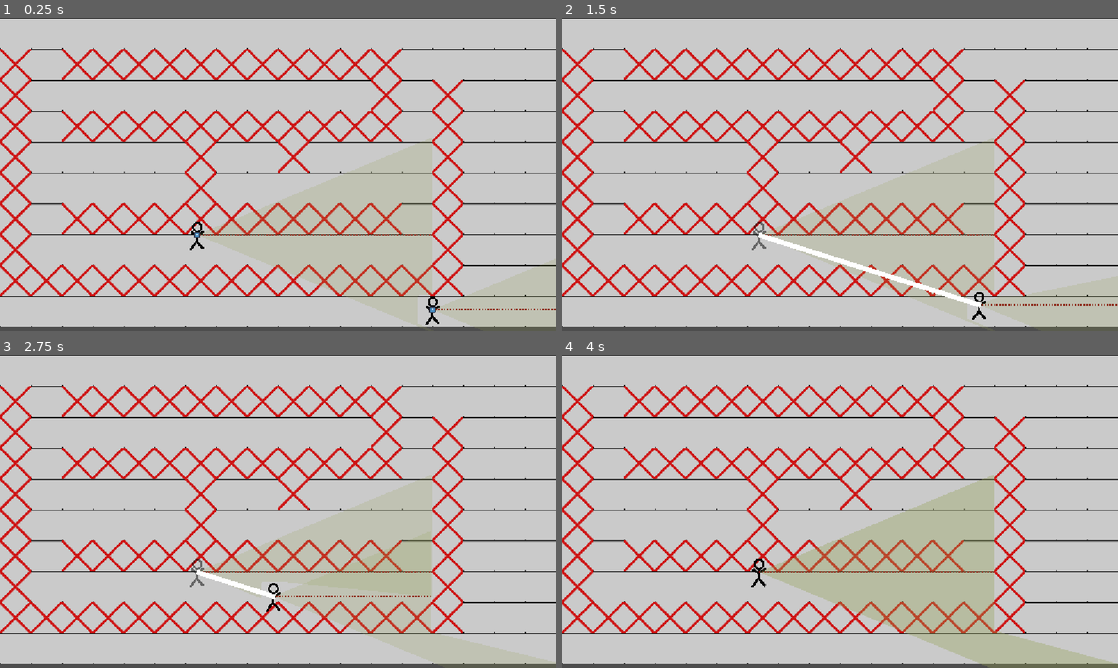
Above: before the commit, frames 1-4 (two rows, left to right).
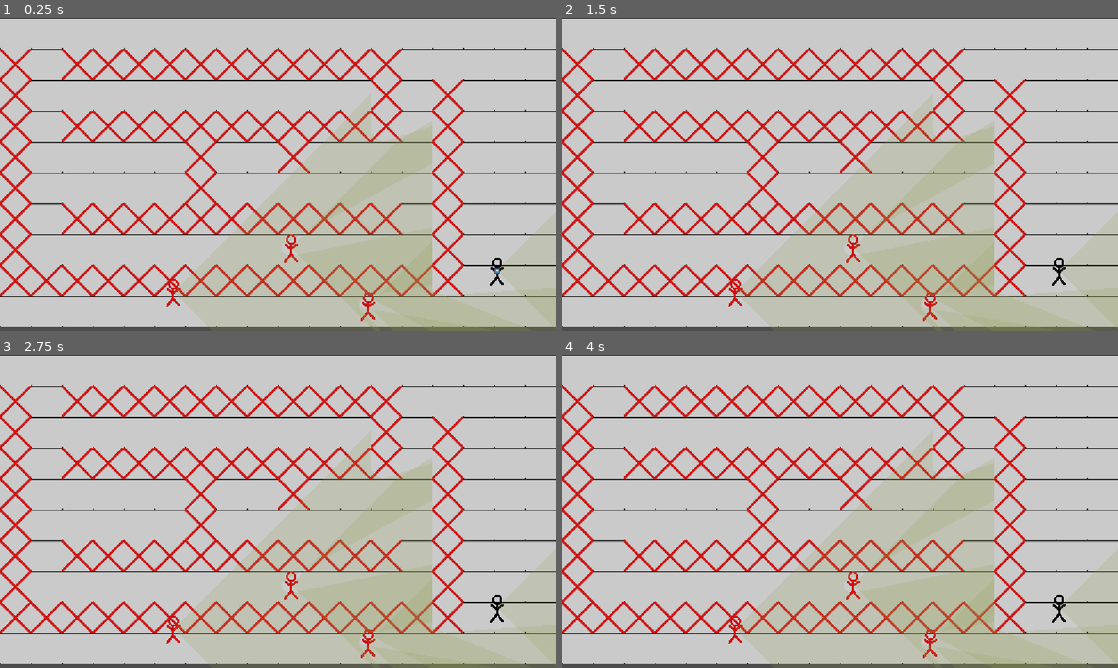
Above: after the commit, the same moments.

Repository: NevenIlincic/Tactical_Move
Game: Godot game, scene res://Scenes/Test_Scene.tscn
Two runs of this game, one before a commit and one after it. Both use one fixed random seed, a clock stepped at 60 frames per second and the inputs below. The engine's default icon, where the game draws it, is replaced by a stand-in: a white triangle on a blue panel in a dark square.
Inputs (mouse positions are in pixels of both pictures, inside the frame that each line leads up to):
- Up to frame 1 (0.25 s): no input
- Up to frame 2 (1.5 s): tap Enter at 0.5 s; move the mouse to (995, 309) at 0.52 s; press the mouse at (995, 309) at 0.53 s; tap W (reset_look_at_path) at 1.25 s; move the mouse to (756, 233) at 1.27 s; release the mouse at (756, 233) at 1.28 s; tap Space (move_confirm) at 1.35 s; click (756, 233) at 1.42 s
- Up to frame 3 (2.75 s): move the mouse to (333, 442) at 2.02 s; right-click (333, 442) at 2.1 s; click (333, 442) at 2.17 s
- Up to frame 4 (4 s): move the mouse to (812, 574) at 2.77 s; click (812, 574) at 2.85 s; move the mouse to (1006, 558) at 3.52 s; tap Space (move_confirm) at 3.6 s; click (1006, 558) at 3.67 s

The runs differ from the first frame. In frame 1, 3.3% of the frame differs, in the area x 29-100%, y 29-100%; in frame 2, 3.9%; in frame 3, 3.7%; in frame 4, 2.7%.

Commit message:
[ADD] Enemy soldiers seeing player soldiers

Diff:
--- a/Resources/Player_Stats/Regular_Soldier_Stats.tres
+++ b/Resources/Player_Stats/Regular_Soldier_Stats.tres
@@ -4,6 +4,7 @@
 [ext_resource type="Script" uid="uid://bencr8mnns7ut" path="res://Scripts/Patterns/Stat/stat.gd" id="1_sf78t"]
 
 [sub_resource type="Resource" id="Resource_8c5ma"]
+resource_local_to_scene = true
 script = ExtResource("1_sf78t")
 base_value = 30.0
 metadata/_custom_type_script = "uid://bencr8mnns7ut"
--- a/Scenes/Enemy/Enemy.tscn
+++ b/Scenes/Enemy/Enemy.tscn
@@ -3,7 +3,7 @@
 [ext_resource type="Script" uid="uid://cgpj7hlgh52n1" path="res://Scripts/Soldier/Enemy/enemy.gd" id="1_02vxf"]
 [ext_resource type="Texture2D" uid="uid://d1tdmtvde540b" path="res://Sprites/Enemy/enemy.png" id="1_i1u57"]
 [ext_resource type="Texture2D" uid="uid://uwcsyrtrt75l" path="res://Sprites/Path_Line/New Piskel-1.png - 2026-08-04T161338.290.png" id="3_02vxf"]
-[ext_resource type="Script" uid="uid://dfwvkjryedba5" path="res://Scripts/Soldier/Enemy/enemy_vision.gd" id="3_fw0yv"]
+[ext_resource type="Script" uid="uid://c386pr8tx5qep" path="res://Scripts/Soldier/soldier_vision.gd" id="3_fw0yv"]
 
 [sub_resource type="CircleShape2D" id="CircleShape2D_02vxf"]
 radius = 20.0
@@ -20,6 +20,8 @@
 color = Color(0.5822249, 0.63125, 0.33140624, 0.19500001)
 polygon = PackedVector2Array(0, 0, -256, -256, 256, -256)
 script = ExtResource("3_fw0yv")
+max_range = 1000.0
+ray_count = 30.0
 
 [node name="Vision_Center_Line" type="Line2D" parent="Vision_Polygon" unique_id=1406944396]
 visible = false
--- a/Scenes/Player/Player.tscn
+++ b/Scenes/Player/Player.tscn
@@ -3,7 +3,7 @@
 [ext_resource type="Script" uid="uid://c1ym0y4pbnw4j" path="res://Scripts/Soldier/Player/player.gd" id="1_ft8w5"]
 [ext_resource type="Texture2D" uid="uid://c442lp23townj" path="res://Sprites/Player/player.png" id="1_s0eop"]
 [ext_resource type="Script" uid="uid://kkaaaj6uvi8u" path="res://Scripts/Line/player_path_line.gd" id="2_4wape"]
-[ext_resource type="Script" uid="uid://jnl8fjr17re8" path="res://Scripts/Soldier/Player/vision.gd" id="3_h54ih"]
+[ext_resource type="Script" uid="uid://c386pr8tx5qep" path="res://Scripts/Soldier/soldier_vision.gd" id="4_t26db"]
 [ext_resource type="Texture2D" uid="uid://cp3f8t70d5twp" path="res://icon.svg" id="4_ude3g"]
 [ext_resource type="Texture2D" uid="uid://uwcsyrtrt75l" path="res://Sprites/Path_Line/New Piskel-1.png - 2026-08-04T161338.290.png" id="5_jmcll"]
 [ext_resource type="Script" uid="uid://b260cldj7kekv" path="res://Scripts/Line/player_look_at_line.gd" id="7_t26db"]
@@ -32,9 +32,8 @@
 [node name="Vision_Polygon" type="Polygon2D" parent="." unique_id=1560586749]
 color = Color(0.5822249, 0.63125, 0.33140624, 0.19500001)
 polygon = PackedVector2Array(0, 0, -256, -256, 256, -256)
-script = ExtResource("3_h54ih")
-max_range = 1200.0
-fov_degrees = 45.0
+script = ExtResource("4_t26db")
+max_range = 1000.0
 
 [node name="Vision_Center_Line" type="Line2D" parent="Vision_Polygon" unique_id=1477870436]
 show_behind_parent = true
--- a/Scenes/Test_Scene.tscn
+++ b/Scenes/Test_Scene.tscn
@@ -10,6 +10,7 @@
 [ext_resource type="Script" uid="uid://cubw4ogrqm6po" path="res://Scripts/Weapon/weapon.gd" id="6_mykrp"]
 [ext_resource type="Script" uid="uid://bqnc1ha42r85" path="res://Scripts/Weapon/pistol.gd" id="7_88mxo"]
 [ext_resource type="Resource" uid="uid://ddj6vd6by3aw5" path="res://Resources/Weapon_Stats/Pistol_Stats.tres" id="8_argnq"]
+[ext_resource type="Resource" uid="uid://bqytja2sqng4q" path="res://Resources/Player_Stats/Regular_Soldier_Stats.tres" id="11_ltieu"]
 
 [sub_resource type="TileSetAtlasSource" id="TileSetAtlasSource_10mtb"]
 texture = ExtResource("2_mwjvy")
@@ -43,7 +44,7 @@
 
 [sub_resource type="Resource" id="Resource_8c5ma"]
 script = ExtResource("5_8c5ma")
-base_value = 30.0
+base_value = 45.0
 metadata/_custom_type_script = "uid://bencr8mnns7ut"
 
 [sub_resource type="Resource" id="Resource_stuxa"]
@@ -61,7 +62,7 @@
 base_value = 250.0
 metadata/_custom_type_script = "uid://bencr8mnns7ut"
 
-[sub_resource type="Resource" id="Resource_ofkpl"]
+[sub_resource type="Resource" id="Resource_ltieu"]
 resource_local_to_scene = true
 script = ExtResource("6_ltieu")
 speed = SubResource("Resource_xq73l")
@@ -75,15 +76,6 @@
 weapon_stats = ExtResource("8_argnq")
 metadata/_custom_type_script = "uid://bqnc1ha42r85"
 
-[sub_resource type="Resource" id="Resource_grcoo"]
-resource_local_to_scene = true
-script = ExtResource("6_ltieu")
-speed = SubResource("Resource_xq73l")
-reaction_time = SubResource("Resource_42oyf")
-max_travel_distance = SubResource("Resource_stuxa")
-HP = SubResource("Resource_8c5ma")
-metadata/_custom_type_script = "uid://cp4iog725gtuq"
-
 [sub_resource type="Resource" id="Resource_tq75k"]
 resource_local_to_scene = true
 script = ExtResource("6_ltieu")
@@ -92,29 +84,6 @@
 max_travel_distance = SubResource("Resource_stuxa")
 HP = SubResource("Resource_8c5ma")
 metadata/_custom_type_script = "uid://cp4iog725gtuq"
-
-[sub_resource type="Resource" id="Resource_3vrl3"]
-resource_local_to_scene = true
-script = ExtResource("6_ltieu")
-speed = SubResource("Resource_xq73l")
-reaction_time = SubResource("Resource_42oyf")
-max_travel_distance = SubResource("Resource_stuxa")
-HP = SubResource("Resource_8c5ma")
-metadata/_custom_type_script = "uid://cp4iog725gtuq"
-
-[sub_resource type="Resource" id="Resource_6uspl"]
-resource_local_to_scene = true
-script = ExtResource("6_ltieu")
-speed = SubResource("Resource_xq73l")
-reaction_time = SubResource("Resource_42oyf")
-max_travel_distance = SubResource("Resource_stuxa")
-HP = SubResource("Resource_8c5ma")
-metadata/_custom_type_script = "uid://cp4iog725gtuq"
-
-[sub_resource type="Resource" id="Resource_88mxo"]
-script = ExtResource("7_88mxo")
-weapon_stats = ExtResource("8_argnq")
-metadata/_custom_type_script = "uid://bqnc1ha42r85"
 
 [node name="Node2D" type="Node2D" unique_id=1609049363 groups=["Level"]]
 script = ExtResource("1_4ms0o")
@@ -146,28 +115,20 @@
 shape = SubResource("RectangleShape2D_fhwqp")
 
 [node name="Player" parent="." unique_id=1108589071 instance=ExtResource("4_10mtb")]
-position = Vector2(896, 604)
+position = Vector2(1030, 523)
 current_engagement_rule = 4
-soldier_stats = SubResource("Resource_ofkpl")
+soldier_stats = SubResource("Resource_ltieu")
 weapons = Array[ExtResource("6_mykrp")]([SubResource("Resource_yn6en")])
 
-[node name="Enemy" parent="." unique_id=1440065138 instance=ExtResource("5_svcn8")]
-position = Vector2(1006, 133)
-HP = 10.0
-soldier_stats = SubResource("Resource_grcoo")
-
-[node name="Enemy2" parent="." unique_id=2099046103 instance=ExtResource("5_svcn8")]
-position = Vector2(1115, 155)
+[node name="Enemy3" parent="." unique_id=2042909401 instance=ExtResource("5_svcn8")]
+position = Vector2(763, 595)
 HP = 20.0
 soldier_stats = SubResource("Resource_tq75k")
 
-[node name="Enemy3" parent="." unique_id=2042909401 instance=ExtResource("5_svcn8")]
-position = Vector2(1065, 108)
-HP = 20.0
-soldier_stats = SubResource("Resource_3vrl3")
+[node name="Enemy" parent="." unique_id=1440065138 instance=ExtResource("5_svcn8")]
+position = Vector2(603, 475)
+soldier_stats = ExtResource("11_ltieu")
 
-[node name="Player2" parent="." unique_id=2111187698 instance=ExtResource("4_10mtb")]
-position = Vector2(408, 449)
-current_engagement_rule = 2
-soldier_stats = SubResource("Resource_6uspl")
-weapons = Array[ExtResource("6_mykrp")]([SubResource("Resource_88mxo")])
+[node name="Enemy2" parent="." unique_id=2085944523 instance=ExtResource("5_svcn8")]
+position = Vector2(359, 567)
+soldier_stats = ExtResource("11_ltieu")
--- a/Scripts/Autoload/signals.gd
+++ b/Scripts/Autoload/signals.gd
@@ -11,9 +11,9 @@
 signal get_alive_enemies()
 
 #PLAYER VISION
-signal report_enemy_seen(enemy: Enemy)
-signal show_enemy(enemy: Enemy, player: Player)
-signal hide_enemy(enemy: Enemy, player: Player)
+signal report_enemy_seen(enemy: Soldier, player: Soldier)
+signal show_enemy(enemy: Soldier, player: Soldier)
+signal hide_enemy(enemy: Soldier, player: Soldier)
 signal enemy_killed(enemy_killed: Enemy, killed_by: Player)
 
 signal enemy_soldier_killed(enemy_killed: Soldier, killed_by: Soldier)
--- a/Scripts/Managers/vision_manager.gd
+++ b/Scripts/Managers/vision_manager.gd
@@ -71,7 +71,7 @@
 	for enemy in enemies_to_remove:
 		last_frame_visible_enemies.erase(enemy)
 
-func _on_enemy_seen_report(enemy: Enemy, player: Player):
+func _on_enemy_seen_report(enemy: Soldier, player: Soldier):
 	if not current_frame_visible_enemies.has(enemy):
 		current_frame_visible_enemies[enemy] = {}
 	current_frame_visible_enemies[enemy][player] = true
--- a/Scripts/Soldier/Enemy/enemy.gd
+++ b/Scripts/Soldier/Enemy/enemy.gd
@@ -20,7 +20,7 @@
 
 func _ready() -> void:
 	#pass
-	visible = false
+	#visible = false
 	engagement_strategy = StopShootFollowingStrategy.new()
 	#connect_to_signals()
 	#var tween = create_tween()
--- a/Scripts/Soldier/Enemy/enemy_vision.gd
+++ /dev/null
@@ -1,81 +0,0 @@
-extends Polygon2D
-class_name EnemyVision
-
-@onready var vision_center_line: Line2D = $Vision_Center_Line
-@onready var collision_polygon_2d: CollisionPolygon2D = $Vision_Area/CollisionPolygon2D
-
-
-@export var max_range: float = 300.0
-@export var fov_degrees: float = 90.0
-@export var ray_count: float = 30
-@export var wall_collision_mask: int= 1
-
-var level: Level
-
-var rays: Array[RayCast2D] = []
-var facing_angle: float = 0.0
-
-var enemies_seen_in_last_frame: Dictionary = {}
-
-func _ready() -> void:
-	vision_center_line.add_point(Vector2.ZERO)
-	setup_vision_rays()
-	level = get_tree().get_first_node_in_group("Level")
-
-func setup_vision_rays() -> void:
-	var half_fov = deg_to_rad(fov_degrees / 2.0)
-	for i in ray_count:
-		var t = float(i) / (ray_count - 1)
-		var angle = -half_fov + t * (2 * half_fov)
-		var ray = RayCast2D.new()
-		ray.target_position = Vector2(max_range, 0).rotated(angle)
-		ray.collision_mask = wall_collision_mask
-		ray.enabled = true
-		ray.collide_with_areas = true
-		ray.set_collision_mask_value(3, false)
-		add_child(ray)
-		rays.append(ray)
-
-func update_vision() -> void:
-	#var points: PackedVector2Array = [Vector2.ZERO]
-	var raw_points: Array[Vector2] = [Vector2.ZERO]
-	var half_fov = deg_to_rad(fov_degrees / 2.0)
-	var currently_visible_enemies: Dictionary = {}
-
-	for i in rays.size():
-		var t = float(i) / (rays.size() - 1)
-		var angle = facing_angle - half_fov + t * (2 * half_fov)
-		var ray = rays[i]
-
-		ray.target_position = Vector2(max_range, 0).rotated(angle)
-		ray.force_raycast_update()
-
-		var current_point: Vector2
-
-		if ray.is_colliding():
-			current_point = ray.to_local(ray.get_collision_point())
-			var hit_object = ray.get_collider().get_parent()
-			if hit_object and hit_object is Player:
-				if not currently_visible_enemies.has(hit_object):
-					currently_visible_enemies[hit_object] = true
-					Signals.report_player_seen.emit(hit_object, get_parent())
-		else:
-			current_point = ray.target_position
-
-		#points.append(current_point)
-		if raw_points.back().distance_to(current_point) > 0.5:
-			raw_points.append(current_point)
-		if i == rays.size() / 2:
-			if vision_center_line.get_point_count() > 1:
-				vision_center_line.set_point_position(1, current_point)
-			else:
-				vision_center_line.add_point(current_point)
-
-	var points = PackedVector2Array(raw_points)
-	if points.size() > 3:
-		var triangles = Geometry2D.triangulate_polygon(points)
-		if not triangles.is_empty():
-			self.polygon = points
-			#collision_polygon_2d.polygon = points
-		else:
-			pass
--- a/Scripts/Soldier/Player/player.gd
+++ b/Scripts/Soldier/Player/player.gd
@@ -24,8 +24,6 @@
 
 #####
 #VISION (FOW)
-@onready var vision_polygon: PlayerVision = $Vision_Polygon
-
 var rays: Array[RayCast2D] = []
 var point_to_look
 
@@ -34,7 +32,7 @@
 	super._ready()
 	player_path.append(global_position)
 	set_up_lines_data()
-	connect_to_signals()
+	#connect_to_signals()
 	if not weapons.is_empty():
 		current_weapon = weapons[0]
 		current_weapon.set_weapon_owner(self)
@@ -52,14 +50,12 @@
 	player_look_at_line.add_point(global_position)
 	player_look_at_line.set_player_look_at_position_sprite(look_at_position_sprite)
 
-func connect_to_signals():
-	#Signals.move_player.connect(move)
-	Signals.show_enemy.connect(_on_enemy_seen)
-	Signals.hide_enemy.connect(_on_enemy_lost)
-	#Signals.enemy_killed.connect(_on_enemy_killed)
-
-func _physics_process(delta: float) -> void:
-	vision_polygon.update_vision()
+#func connect_to_signals():
+	##Signals.move_player.connect(move)
+	#Signals.show_enemy.connect(_on_enemy_seen)
+	#Signals.hide_enemy.connect(_on_enemy_lost)
+	##Signals.enemy_killed.connect(_on_enemy_killed)
+
 #Called when ActionState
 func do_while_action(delta: float):
 	check_is_enemy_in_sight()
@@ -209,12 +205,9 @@
 	player_path.append(global_position)
 	player_path_line.reset_path()
 
-func _on_enemy_seen(enemy: Soldier, player: Soldier) -> void:
-	super._on_enemy_seen(enemy, player)
+func _on_enemy_seen_extra(enemy: Soldier) -> void:
 	(enemy as Enemy).show_enemy()
 
-func _on_enemy_lost(enemy: Soldier, player: Soldier) -> void:
-	super._on_enemy_lost(enemy, player)
-	if enemy:
-		(enemy as Enemy).hide_enemy()
+func _on_enemy_lost_extra(enemy: Soldier) -> void:
+	(enemy as Enemy).hide_enemy()
 	#point_to_look = null
--- a/Scripts/Soldier/Player/vision.gd
+++ b/Scripts/Soldier/Player/vision.gd
@@ -1,81 +0,0 @@
-extends Polygon2D
-class_name PlayerVision
-
-@onready var vision_center_line: Line2D = $Vision_Center_Line
-@onready var collision_polygon_2d: CollisionPolygon2D = $Vision_Area/CollisionPolygon2D
-
-
-@export var max_range: float = 300.0
-@export var fov_degrees: float = 90.0
-@export var ray_count: float = 75
-@export var wall_collision_mask: int= 1
-
-var level: Level
-
-var rays: Array[RayCast2D] = []
-var facing_angle: float = 0.0
-
-var enemies_seen_in_last_frame: Dictionary = {}
-
-func _ready() -> void:
-	vision_center_line.add_point(Vector2.ZERO)
-	setup_vision_rays()
-	level = get_tree().get_first_node_in_group("Level")
-
-func setup_vision_rays() -> void:
-	var half_fov = deg_to_rad(fov_degrees / 2.0)
-	for i in ray_count:
-		var t = float(i) / (ray_count - 1)
-		var angle = -half_fov + t * (2 * half_fov)
-		var ray = RayCast2D.new()
-		ray.target_position = Vector2(max_range, 0).rotated(angle)
-		ray.collision_mask = wall_collision_mask
-		ray.enabled = true
-		ray.collide_with_areas = true
-		ray.set_collision_mask_value(3, false)
-		add_child(ray)
-		rays.append(ray)
-
-func update_vision() -> void:
-	#var points: PackedVector2Array = [Vector2.ZERO]
-	var raw_points: Array[Vector2] = [Vector2.ZERO]
-	var half_fov = deg_to_rad(fov_degrees / 2.0)
-	var currently_visible_enemies: Dictionary = {}
-
-	for i in rays.size():
-		var t = float(i) / (rays.size() - 1)
-		var angle = facing_angle - half_fov + t * (2 * half_fov)
-		var ray = rays[i]
-
-		ray.target_position = Vector2(max_range, 0).rotated(angle)
-		ray.force_raycast_update()
-
-		var current_point: Vector2
-
-		if ray.is_colliding():
-			current_point = ray.to_local(ray.get_collision_point())
-			var hit_object = ray.get_collider().get_parent()
-			if hit_object and hit_object is Enemy:
-				if not currently_visible_enemies.has(hit_object):
-					currently_visible_enemies[hit_object] = true
-					Signals.report_enemy_seen.emit(hit_object, get_parent())
-		else:
-			current_point = ray.target_position
-
-		#points.append(current_point)
-		if raw_points.back().distance_to(current_point) > 0.5:
-			raw_points.append(current_point)
-		if i == rays.size() / 2:
-			if vision_center_line.get_point_count() > 1:
-				vision_center_line.set_point_position(1, current_point)
-			else:
-				vision_center_line.add_point(current_point)
-
-	var points = PackedVector2Array(raw_points)
-	if points.size() > 3:
-		var triangles = Geometry2D.triangulate_polygon(points)
-		if not triangles.is_empty():
-			self.polygon = points
-			#collision_polygon_2d.polygon = points
-		else:
-			pass
--- a/Scripts/Soldier/soldier.gd
+++ b/Scripts/Soldier/soldier.gd
@@ -1,5 +1,7 @@
 #Base class for Player and Enemy
 class_name Soldier extends Node2D
+
+@onready var vision_polygon: SoldierVision = $Vision_Polygon
 
 var is_killed: bool = false
 var is_walking: bool = false
@@ -28,6 +30,11 @@
 
 func _ready() -> void:
 	Signals.enemy_soldier_killed.connect(_on_enemy_soldier_killed)
+	Signals.show_enemy.connect(_on_enemy_seen)
+	Signals.hide_enemy.connect(_on_enemy_lost)
+
+func _physics_process(delta: float) -> void:
+	vision_polygon.update_vision()
 
 func _on_enemy_soldier_killed(enemy_killed: Soldier, killed_by: Soldier):
 	if enemies_in_sight.has(enemy_killed):
@@ -53,6 +60,8 @@
 	return not is_soldier_walking() and not has_enemies_in_sight()
 
 func has_enemies_in_sight() -> bool:
+	if engagement_strategy is IgnoreEnemyStrategy:
+		return false
 	return not enemies_in_sight.is_empty()
 
 func _on_enemy_seen(enemy: Soldier, soldier: Soldier):
@@ -60,6 +69,9 @@
 		return
 	enemies_in_sight[enemy] = true
 	on_engagement_action(enemy)
+	_on_enemy_seen_extra(enemy)
+func _on_enemy_seen_extra(enemy: Soldier):
+	pass
 
 func on_engagement_action(enemy: Soldier):
 	if engagement_strategy:
@@ -88,5 +100,11 @@
 			current_weapon.change_weapon_state(WeaponShootState.new())
 
 	current_weapon.change_enemy_to_shoot(enemy_to_shoot)
+
+	_on_enemy_lost_extra(enemy)
+
 	if enemy.is_killed:
 		enemy.queue_free()
+
+func _on_enemy_lost_extra(enemy: Soldier):
+	pass
--- /dev/null
+++ b/Scripts/Soldier/soldier_vision.gd
@@ -0,0 +1,83 @@
+class_name SoldierVision extends Polygon2D
+
+@onready var vision_center_line: Line2D = $Vision_Center_Line
+@onready var collision_polygon_2d: CollisionPolygon2D = $Vision_Area/CollisionPolygon2D
+
+
+@export var max_range: float = 300.0
+@export var fov_degrees: float = 90.0
+@export var ray_count: float = 75
+@export var wall_collision_mask: int= 1
+
+var level: Level
+
+var rays: Array[RayCast2D] = []
+var facing_angle: float = 0.0
+
+func _ready() -> void:
+	setup_vision_rays()
+	level = get_tree().get_first_node_in_group("Level")
+
+func setup_vision_rays() -> void:
+	var half_fov = deg_to_rad(fov_degrees / 2.0)
+	for i in ray_count:
+		var t = float(i) / (ray_count - 1)
+		var angle = -half_fov + t * (2 * half_fov)
+		var ray = RayCast2D.new()
+		ray.target_position = Vector2(max_range, 0).rotated(angle)
+		ray.collision_mask = wall_collision_mask
+		ray.enabled = true
+		ray.collide_with_areas = true
+		ray.set_collision_mask_value(3, false)
+		add_child(ray)
+		rays.append(ray)
+
+func update_vision():
+	var half_fov = deg_to_rad(fov_degrees / 2.0)
+	var raw_points: Array[Vector2] = [Vector2.ZERO]
+	var points = PackedVector2Array(raw_points)
+	var currently_visible_enemies: Dictionary = {}
+
+	for i in rays.size():
+		var t = float(i) / (rays.size() - 1)
+		var angle = facing_angle - half_fov + t * (2 * half_fov)
+		var ray = rays[i]
+
+		ray.target_position = Vector2(max_range, 0).rotated(angle)
+		ray.force_raycast_update()
+
+		var current_point: Vector2
+
+		if ray.is_colliding():
+			current_point = ray.to_local(ray.get_collision_point())
+			var hit_object = ray.get_collider().get_parent()
+			if hit_object and hit_object is Soldier:
+				if check_is_enemy_soldier_hit(get_parent(), hit_object):
+					if not currently_visible_enemies.has(hit_object):
+						currently_visible_enemies[hit_object] = true
+						Signals.report_enemy_seen.emit(hit_object, get_parent())
+		else:
+			current_point = ray.target_position
+
+		points.append(current_point)
+		if raw_points.back().distance_to(current_point) > 0.5:
+			raw_points.append(current_point)
+		if i == rays.size() / 2:
+			if vision_center_line.get_point_count() > 1:
+				vision_center_line.set_point_position(1, current_point)
+			else:
+				vision_center_line.add_point(current_point)
+
+	if points.size() > 3:
+		var triangles = Geometry2D.triangulate_polygon(points)
+		if not triangles.is_empty():
+			self.polygon = points
+			#collision_polygon_2d.polygon = points
+		else:
+			pass
+
+func check_is_enemy_soldier_hit(current_soldier: Soldier, hit_soldier: Soldier):
+	return current_soldier.get_script() != hit_soldier.get_script()
+	#if hit_soldier and hit_soldier is Enemy:
+		#if not currently_visible_enemies.has(hit_soldier):
+			#currently_visible_enemies[hit_soldier] = true
Not shown, added: Scripts/Soldier/soldier_vision.gd.uid
